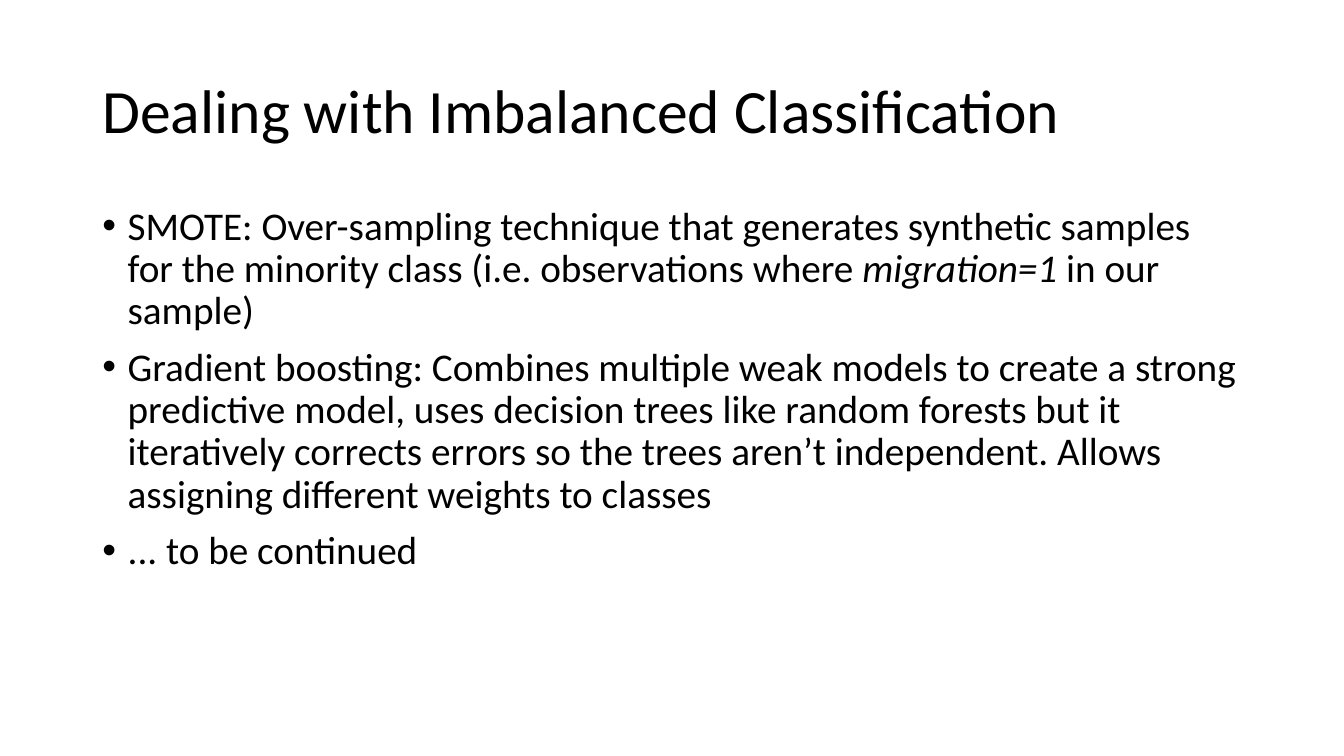
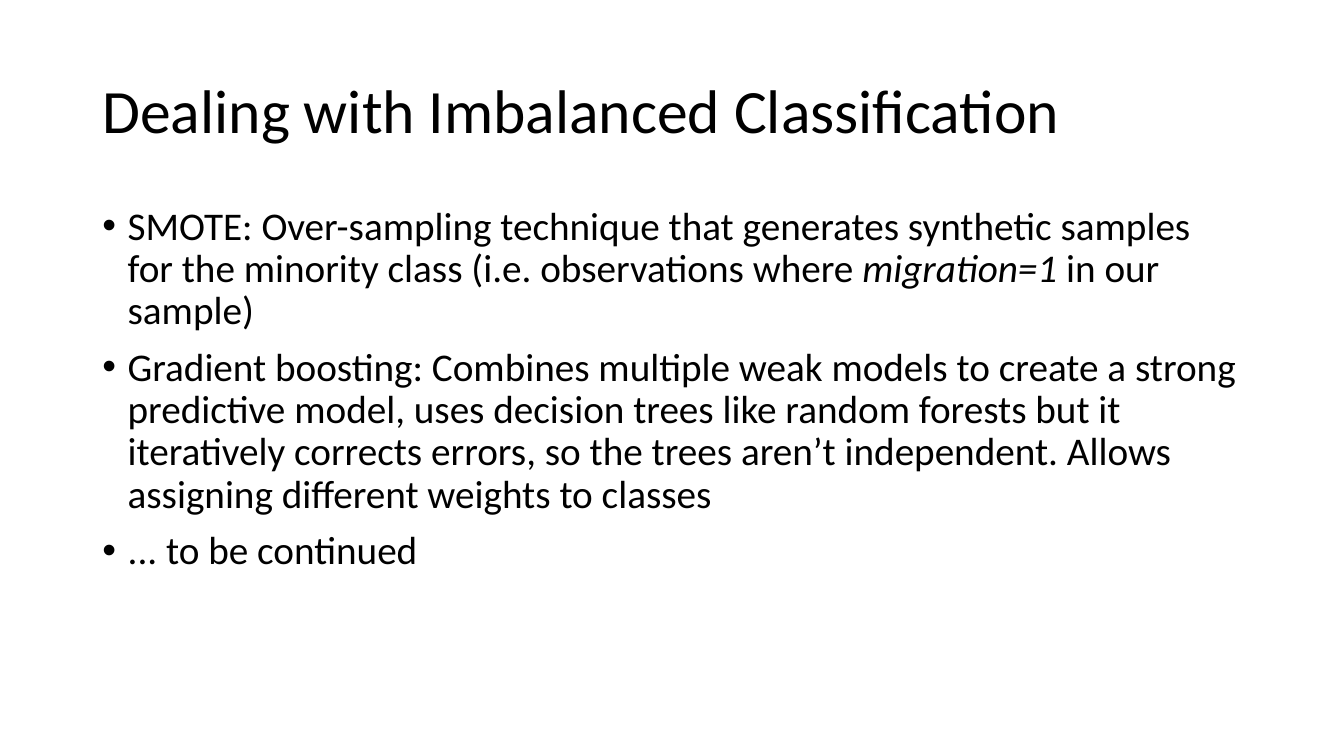
Before and after one commit to parthchawla/ml-predictmigration, a slide deck: slide 9 of ML Migration.pptx (slide 7 before the commit). Drawn at 1344x756 pixels with LibreOffice and Linux fonts; fonts in the diff are those of the drawing. Boxes give left, top, right and bottom in pixels: in the first picture for what was removed or moved away, otherwise in the second. Text is boxed around its words. In the diff, an @@ line names an element or a change of style, - is before the commit and + after.

```diff
--- a/ML Migration.pptx
+++ b/ML Migration.pptx
@@ text at [128, 353, 1236, 515]: text changed @@
-• Gradient boosting: Combines multiple weak models to create a strong predictive model, uses decision trees like random forests but it iteratively corrects errors so the trees aren’t independent. Allows assigning different weights to classes
+• Gradient boosting: Combines multiple weak models to create a strong predictive model, uses decision trees like random forests but it iteratively corrects errors, so the trees aren’t independent. Allows assigning different weights to classes
```
Also in this commit, not shown: 1 other slide changed, 2 slides added.
